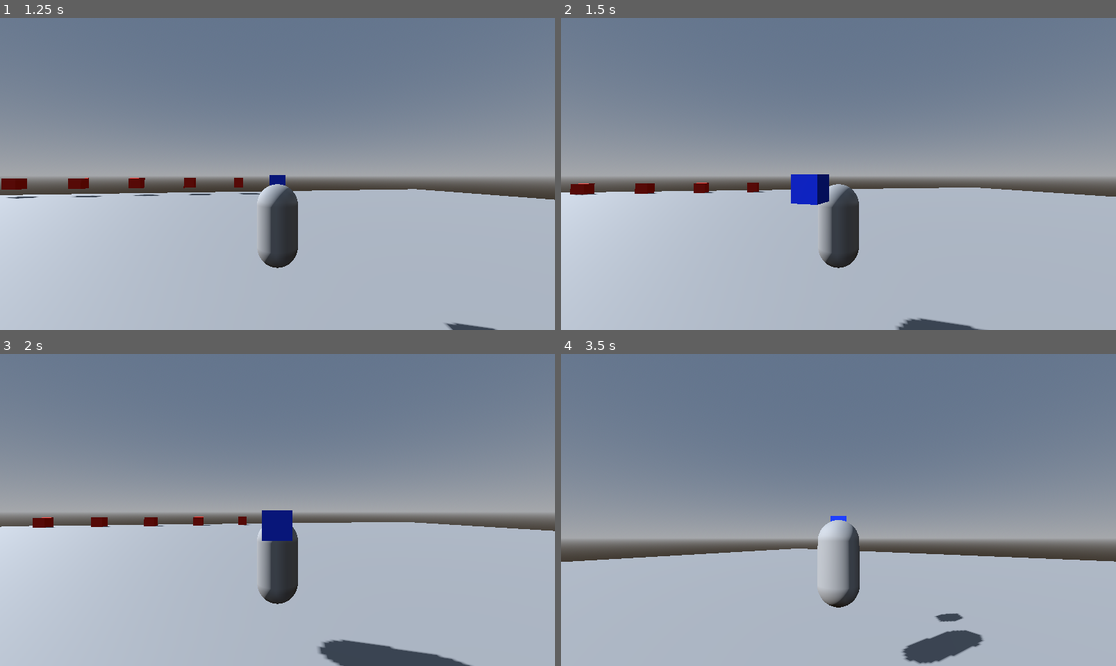
Above: before the commit, frames 1-4 (two rows, left to right).
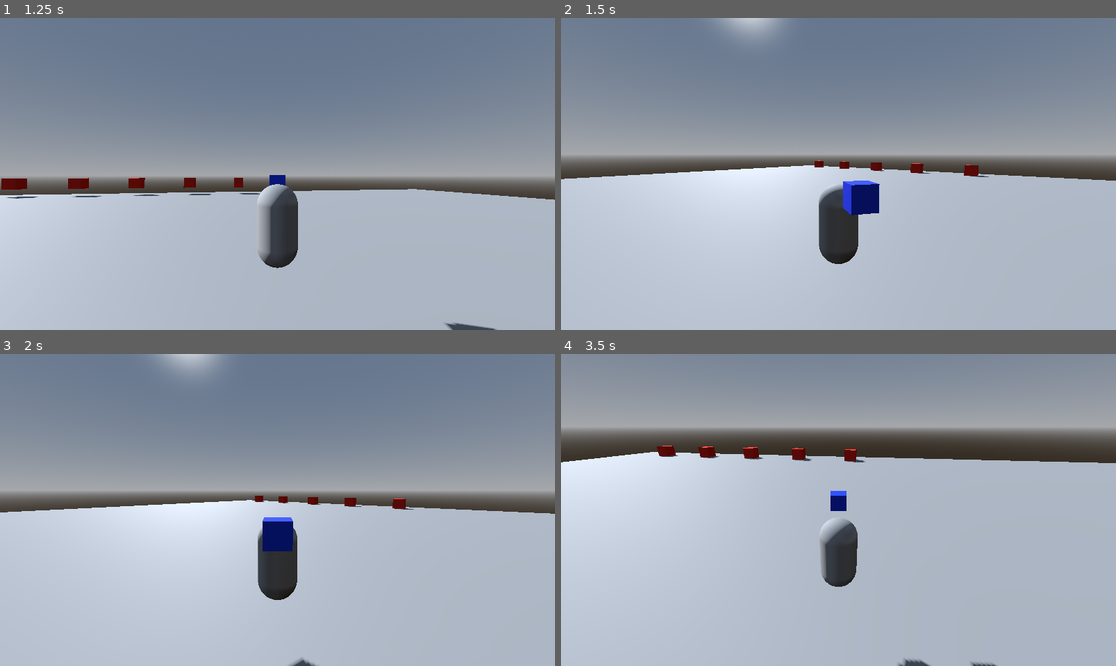
Above: after the commit, the same moments.

Repository: kenjan35/Mons-Hunt
Game: Godot game, scene res://scenes/main.tscn
The game is run twice, just before and just after one commit, with the same random seed, the same clock (stepped at 60 frames per second) and the same inputs.
Inputs (mouse positions are in pixels of both pictures, inside the frame that each line leads up to):
- Up to frame 1 (1.25 s): move the mouse to (305, 174) at 0.52 s; hold Up (move_forward) from 0.53 s (still down); hold Tab (mouse_capture, bound only before the commit) from 0.53 s (still down); tap Space (jump) at 0.77, 0.8, 1.07 s
- Up to frame 2 (1.5 s): move the mouse to (727, 189) at 1.27 s; release Up (move_forward) at 1.28 s; release Tab (mouse_capture, bound only before the commit) at 1.28 s; hold Down (move_back) from 1.28 s (still down); tap Space (jump) at 1.35 s
- Up to frame 3 (2 s): keep holding Down (move_back); tap Space (jump) at 1.52, 1.82 s; tap Tab (mouse_capture, bound only before the commit) at 1.55 s
- Up to frame 4 (3.5 s): move the mouse to (849, 503) at 2.02 s; release Down (move_back) at 2.03 s; hold Tab (mouse_capture, bound only before the commit) 2.03-2.78 s; hold Up (move_forward) from 2.03 s (still down); tap Space (jump) at 2.3, 3.02, 3.32 s; move the mouse to (810, 572) at 2.77 s; tap Shift (run) at 2.85 s; tap Tab (mouse_capture, bound only before the commit) at 3.05 s

Frame 1 is identical in both runs. In frame 2, 15% of the frame differs, in the area x 0-100%, y 0-100%; in frame 3, 16%; in frame 4, 64%.

Commit message:
update: adding a pause button
The 'escape' key let the user pause the game and get the mouse back

Diff:
--- a/cacahuete/project.godot
+++ b/cacahuete/project.godot
@@ -61,9 +61,9 @@
 "events": [Object(InputEventMouseButton,"resource_local_to_scene":false,"resource_name":"","device":-1,"window_id":0,"a …(259 unchanged characters)…
 ]
 }
-mouse_capture={
+pause_game={
 "deadzone": 0.2,
-"events": [Object(InputEventKey,"resource_local_to_scene":fa …(146 unchanged characters)… se,"keycode":0,"physical_keycode":4194306,"key_label":0,"unicode":0,"location":0,"echo":false,"script":null)
+"events": [Object(InputEventKey,"resource_local_to_scene":fa …(146 unchanged characters)… se,"keycode":0,"physical_keycode":4194305,"key_label":0,"unicode":0,"location":0,"echo":false,"script":null)
 ]
 }
 run={
--- a/cacahuete/scripts/character.gd
+++ b/cacahuete/scripts/character.gd
@@ -18,18 +18,24 @@
 
 var gravity = ProjectSettings.get_setting("physics/3d/default_gravity")
 var current_speed = 7.0
+var is_game_paused: bool = false
 
 func _physics_process(delta):
-	apply_gravity(delta)
+	manage_pause()
+	if is_game_paused == false:
+		apply_gravity(delta)
 
-	var direction = get_movement_direction()
+		var direction = get_movement_direction()
 
-	handle_speed_and_zoom(direction, delta)
-	handle_movement(direction, delta)
-	handle_jump()
+		handle_speed_and_zoom(direction, delta)
+		handle_movement(direction, delta)
+		handle_jump()
 
-	move_and_slide()
+		move_and_slide()
 
+func manage_pause():
+	if Input.is_action_just_pressed("pause_game"):
+		is_game_paused = not is_game_paused
 
 func apply_gravity(delta):
 	if not is_on_floor():
--- a/cacahuete/scripts/spring_arm_camera_3d.gd
+++ b/cacahuete/scripts/spring_arm_camera_3d.gd
@@ -18,7 +18,7 @@
 		spring_length -= 1
 	if event.is_action_pressed("zoom_out"):
 		spring_length += 1
-	if event.is_action_pressed("mouse_capture"):
+	if event.is_action_pressed("pause_game"):
 		if Input.mouse_mode == Input.MOUSE_MODE_CAPTURED:
 			Input.set_mouse_mode(Input.MOUSE_MODE_VISIBLE)
 		else:
